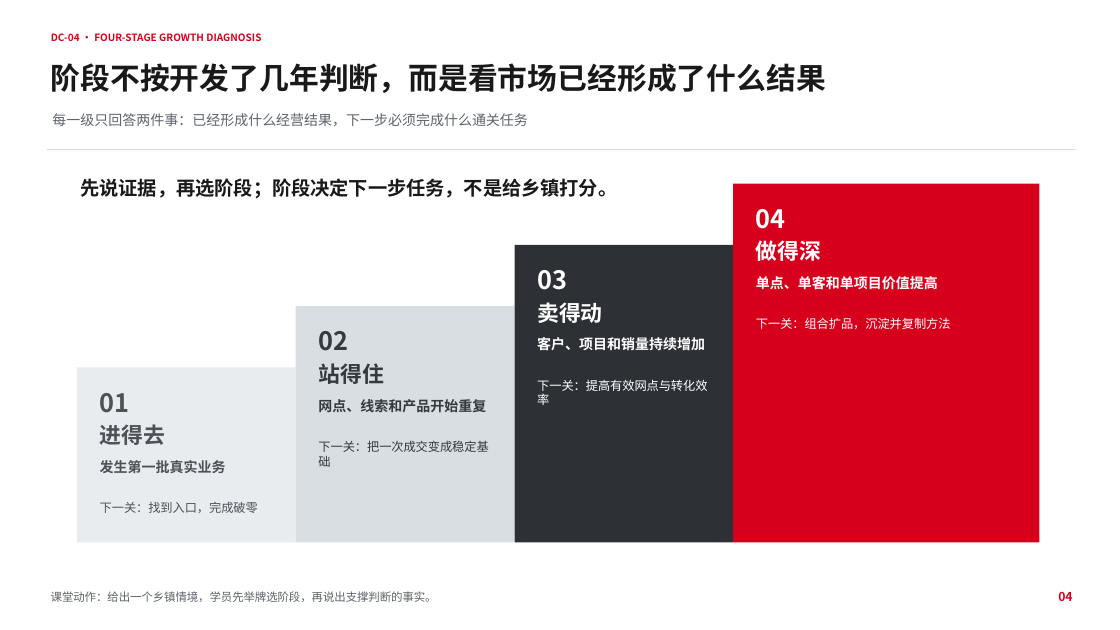
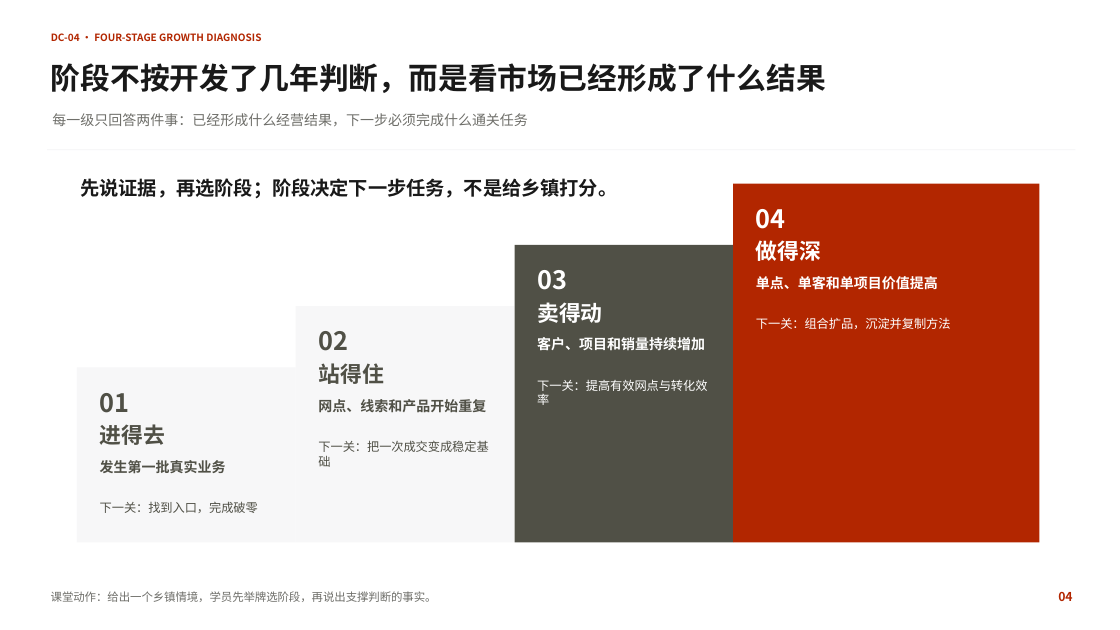
Before and after one commit to swefner/company-ppt-skills, a slide deck: slide 4 of domains/yuhong/assets/components/yuhong-county-course-components-branded.pptx. Drawn at 1120x630 pixels with LibreOffice and Linux fonts; fonts in the diff are those of the drawing; background and template pictures are left out. Boxes give left, top, right and bottom in pixels: in the first picture for what was removed or moved away, otherwise in the second. Text is boxed around its words. In the diff, an @@ line names an element or a change of style, - is before the commit and + after.

Commit message:
Rebuild legacy components 1-7 to token colors (user-confirmed)
Per-page mapping applied: Office default colors (blue 246AA8 / green 26866A / yellow B87700 / standard red D6001C / grey-blue 5F646B), dark grey ramp (slide 4) and legacy palette (slide 7: 172A3A/C61720/66747C) all mapped to template theme1 tokens - text deep red B22600, emphasis red E84C22, amber FFBD47, ink 505046, grey 6F6F6A, light fills F7F7F8/FFFFFF. DC-01 semantic invariant updated from red-blue-green to deep-red/red/amber. All 14 slides now pass token-color check (SHA E0C1D00A).

```diff
--- a/domains/yuhong/assets/components/yuhong-county-course-components-branded.pptx
+++ b/domains/yuhong/assets/components/yuhong-county-course-components-branded.pptx
@@ text "DC-04 · FOUR-STAGE GROWTH DIAGNOSIS" at box(51, 33, 261, 41): text colour #D6001C to #B22600 @@
@@ text "每一级只回答两件事：已经形成什么经营结果，下一步必须完成什么通关任务" at box(52, 113, 527, 126): text colour #5F646B to #6F6F6A @@
@@ line (47, 150) - (1075, 150): stroke #D8DCE0 0.75 pt to #F7F7F8 0.75 pt @@
@@ rectangle at box(734, 184, 1040, 543): fill #D6001C to #B22600 @@
@@ rectangle at box(514, 245, 733, 543): fill #2D3136 to #505046 @@
@@ rectangle at box(296, 307, 514, 543): fill #D9DEE3 to #F7F7F8 @@
@@ rectangle at box(77, 368, 296, 543): fill #E9ECEF to #F7F7F8 @@
@@ text colour #343A40 to #505046 in 4 elements at box(319, 331, 349, 351), box(318, 363, 383, 384), box(318, 399, 486, 412), box(318, 440, 488, 467) @@
@@ text colour #4C5258 to #505046 in 4 elements at box(100, 393, 130, 413), box(100, 424, 165, 445), box(100, 460, 226, 474), box(100, 501, 258, 513) @@
@@ text "课堂动作：给出一个乡镇情境，学员先举牌选阶段，再说出支撑判断的事实。" at box(51, 591, 437, 602): text colour #5F646B to #6F6F6A @@
@@ text "04" at box(1058, 592, 1072, 601): text colour #D6001C to #B22600 @@
```
Also in this commit, not shown: 6 other slides changed, 12 other files.
